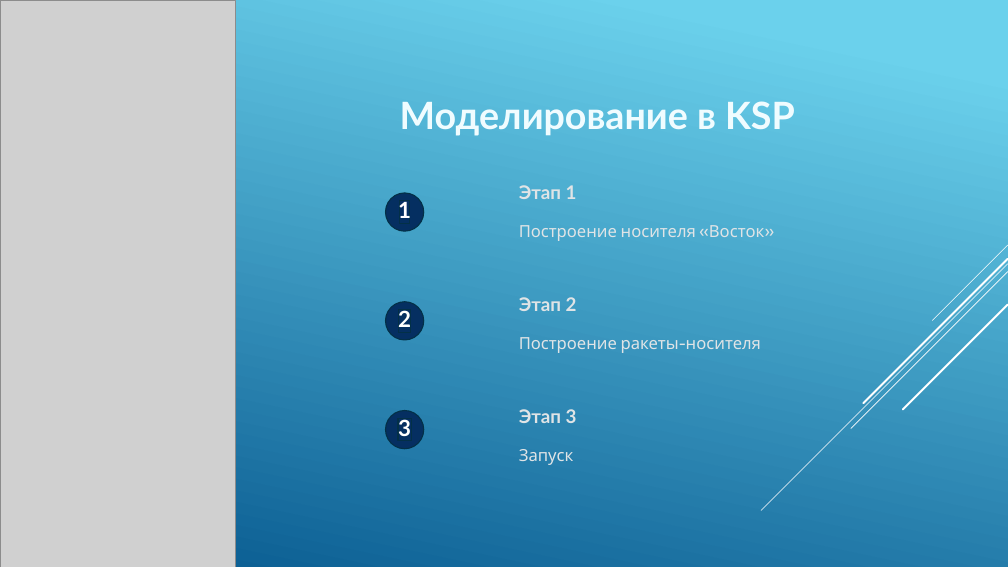
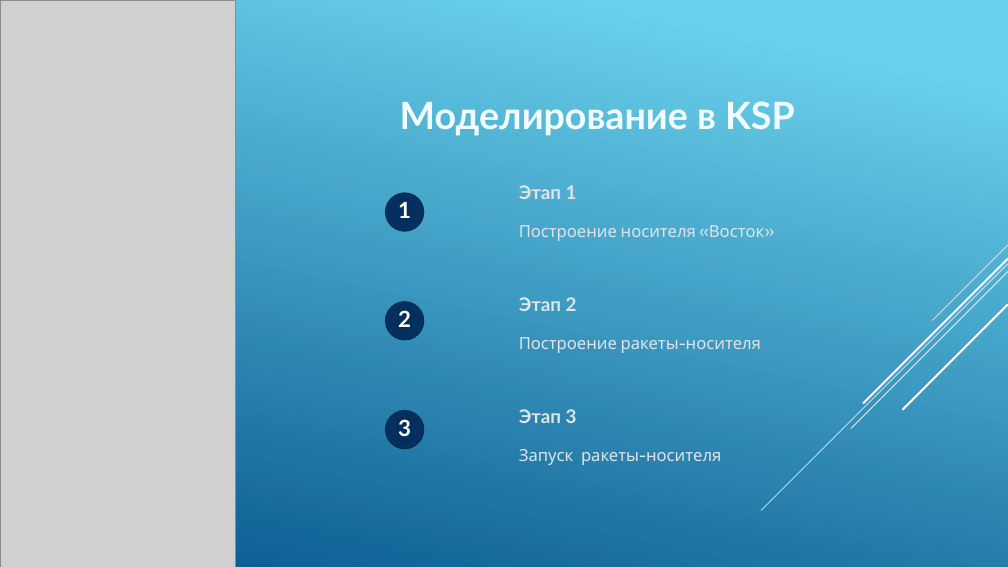
Before and after one commit to Kotyarka/SpaceZ-project, a slide deck: slide 8 of Презентация Луна-2.pptx. Drawn at 1008x567 pixels with LibreOffice and Linux fonts; fonts in the diff are those of the drawing; grey boxes stand for pictures. Boxes give left, top, right and bottom in pixels: in the first picture for what was removed or moved away, otherwise in the second. Text is boxed around its words. In the diff, an @@ line names an element or a change of style, - is before the commit and + after.

```diff
--- a/Презентация Луна-2.pptx
+++ b/Презентация Луна-2.pptx
@@ text at <box>519,449,721,465</box>: text changed @@
-Запуск
+Запуск ракеты-носителя
```
Also in this commit, not shown: 3 other slides changed, 1 other file.
